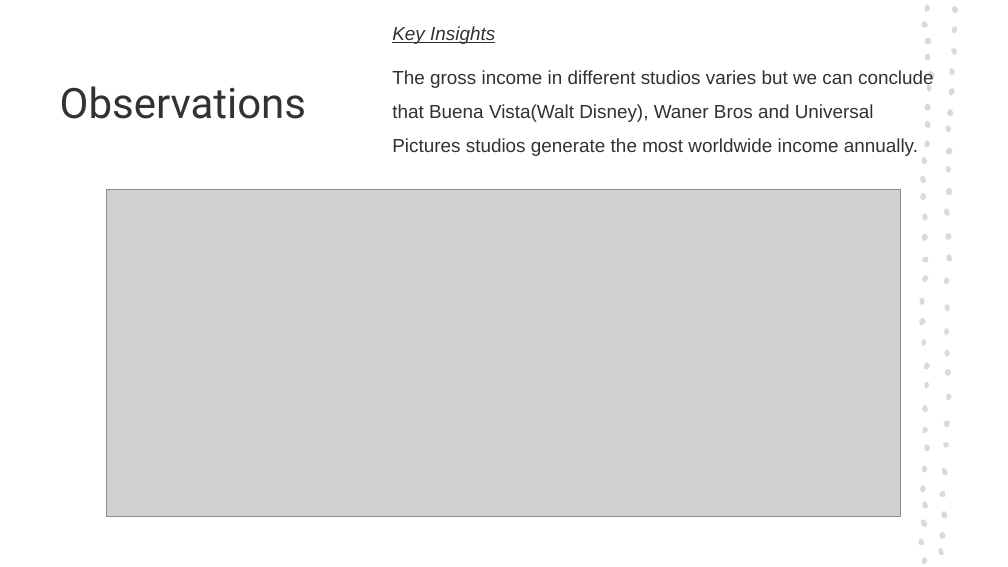
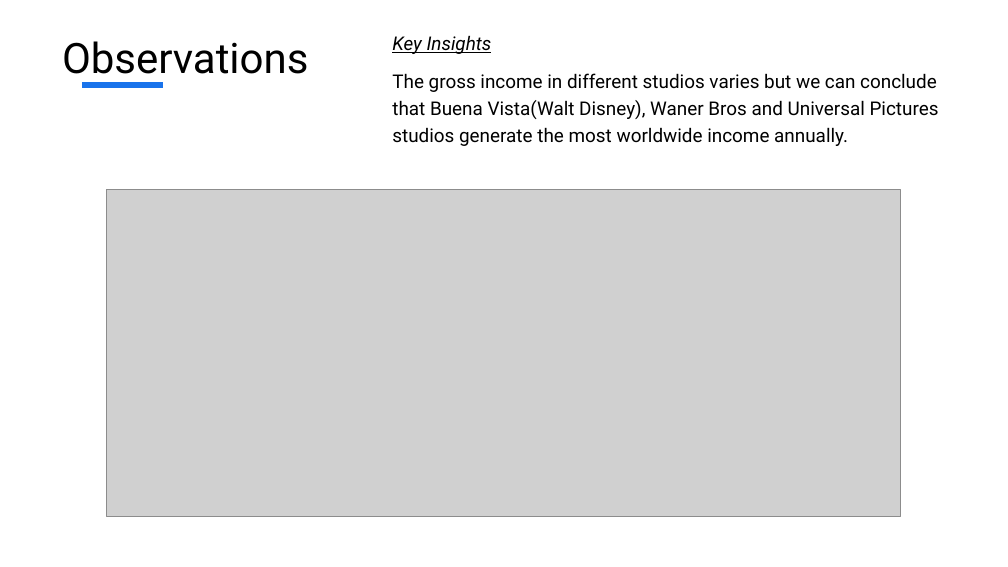
Before and after one commit to Rodgerdev/movies_data_project, a slide deck: slide 12 of Power point presentation/Box_Office_Trend_Analysis.pptx. Drawn at 1008x567 pixels with LibreOffice and Linux fonts; fonts in the diff are those of the drawing; grey boxes stand for pictures. Boxes give left, top, right and bottom in pixels: in the first picture for what was removed or moved away, otherwise in the second. Text is boxed around its words. In the diff, an @@ line names an element or a change of style, - is before the commit and + after.

```diff
--- a/Power point presentation/Box_Office_Trend_Analysis.pptx
+++ b/Power point presentation/Box_Office_Trend_Analysis.pptx
@@ title "Observations": place and size @@
-title "Observations" at bbox=[60, 86, 306, 119]
+title "Observations" at bbox=[62, 41, 308, 83]
@@ title "Observations" at bbox=[62, 41, 308, 83]: text colour #323232 to #000000 @@
@@ text "Key Insights" at bbox=[392, 35, 939, 146]: font Arial to Roboto, text colour #323232 to #000000; line spacing 1.5 to 1.2 @@
@@ line added from (82, 85) to (163, 85), #1973EB 6 pt @@
@@ group removed at bbox=[918, 2, 959, 565]: 57 freeform shapes @@
```
Also in this commit, not shown: 20 other slides changed, 2 other files.
